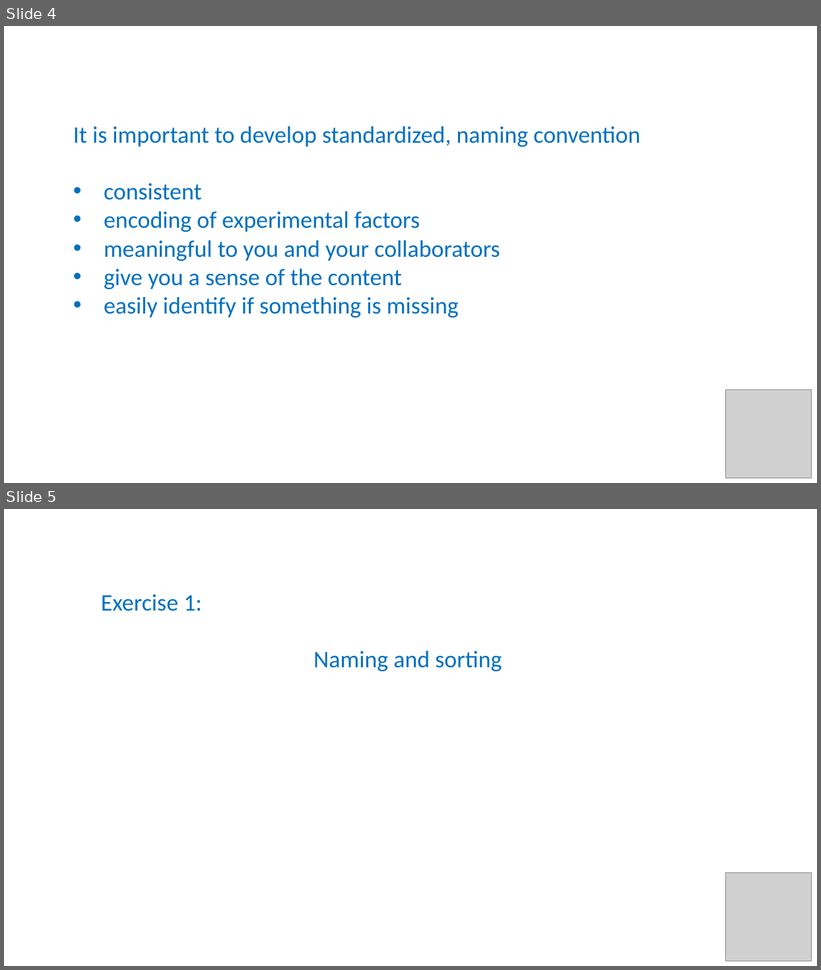
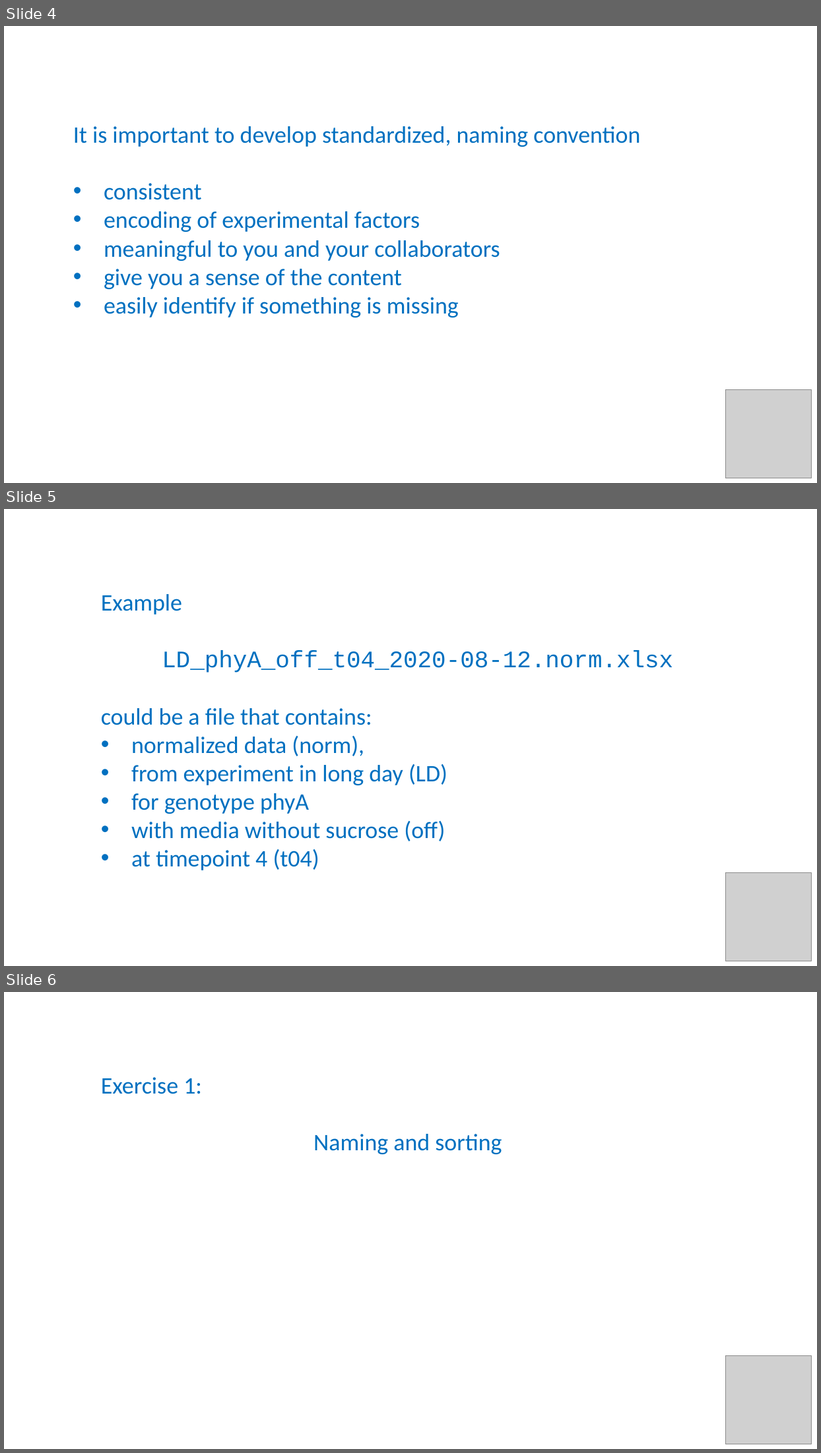
Before and after one commit to tobyhodges/solid-waddle, a slide deck: instructors/07-files-organization_BT.pptx. Shown one above the other, each under a label of ours: slides 4 and 5 before the commit, slides 4, 5 and 6 after it. The pictures are 821x970 and 821x1453 pixels, drawn with LibreOffice and Linux fonts; fonts in the diff are those of the drawing; grey boxes stand for pictures. Boxes give left, top, right and bottom in pixels: in the first picture for what was removed or moved away, otherwise in the second. Text is boxed around its words. In the diff, an @@ line names an element or a change of style, - is before the commit and + after.

```diff
--- a/instructors/07-files-organization_BT.pptx
+++ b/instructors/07-files-organization_BT.pptx
@@ slide 5 added at bbox=[4, 509, 817, 966], background #FFFFFF @@
@@ text added at bbox=[101, 594, 673, 871], 28 pt, text #0070C0 @@
+Example
+LD_phyA_off_t04_2020-08-12.norm.xlsx
+could be a file that contains:
+• normalized data (norm),
+• from experiment in long day (LD)
+• for genotype phyA
+• with media without sucrose (off)
+• at timepoint 4 (t04)
@@ picture added at bbox=[725, 873, 812, 962] @@
@@ what was slide 5 is now slide 6 @@
```
Also in this commit, not shown: 1 slide changed, 2 other files.
